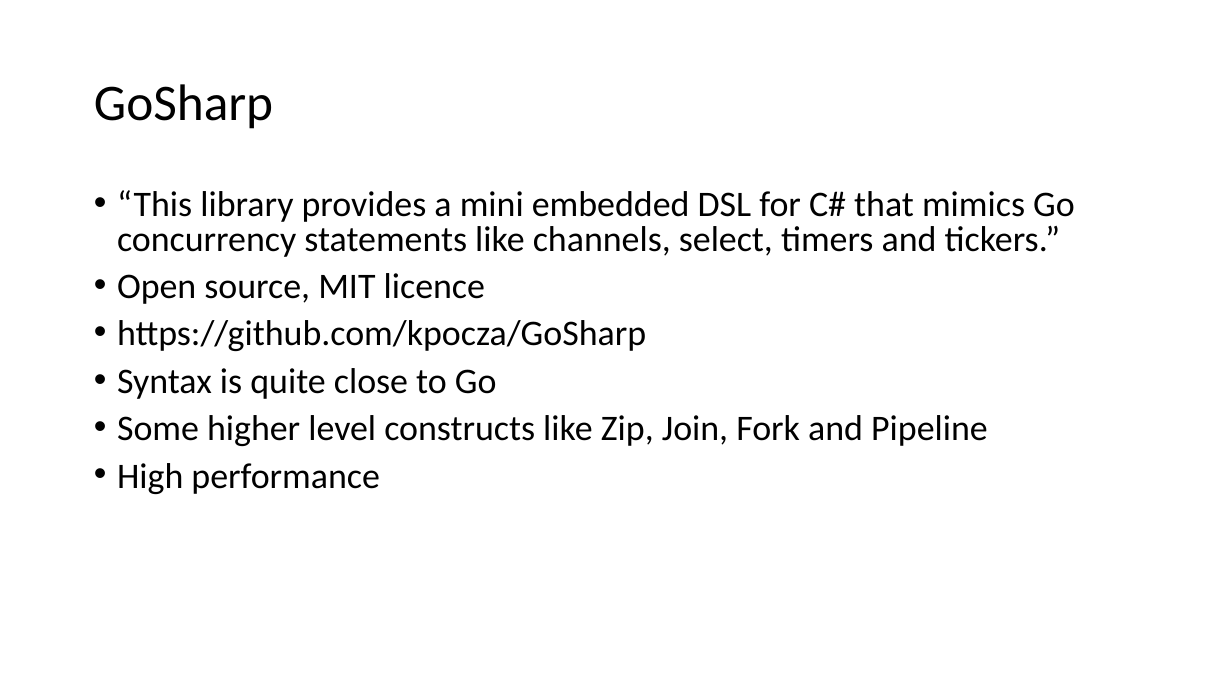
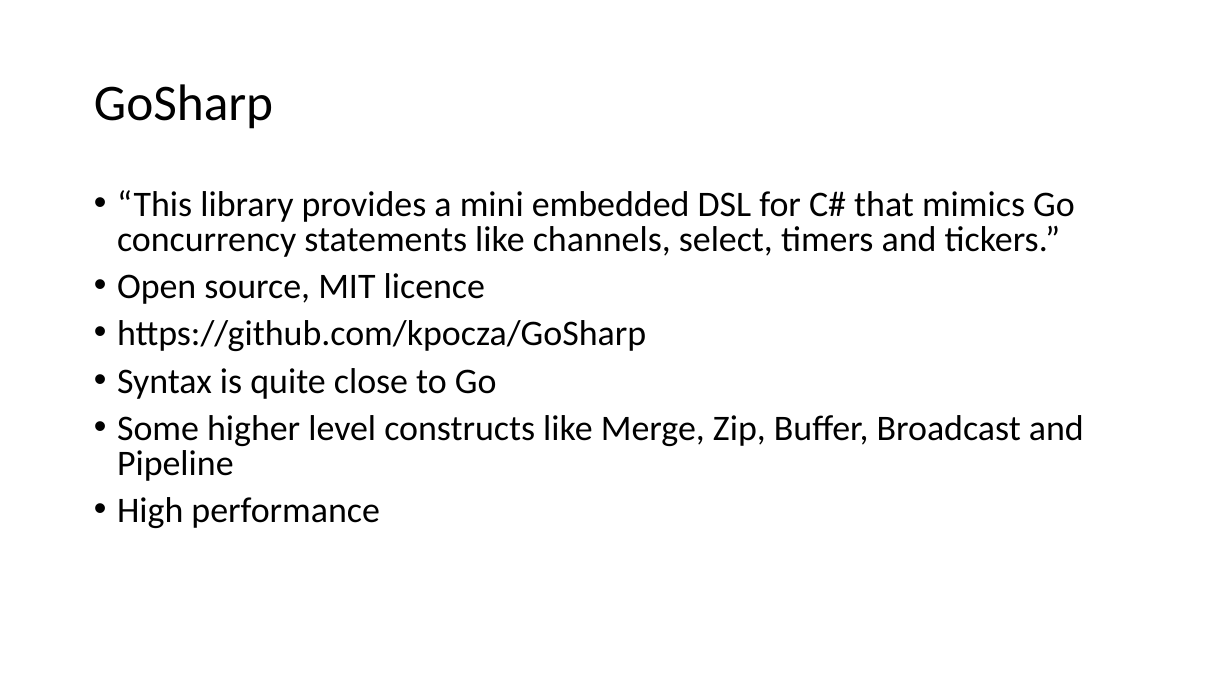
Before and after one commit to kpocza/GoSharp, a slide deck: slide 20 of talks/szszk20180512/SzSzK180512_GoSharp.odp. Drawn at 1232x693 pixels with LibreOffice and Linux fonts; fonts in the diff are those of the drawing. Boxes give left, top, right and bottom in pixels: in the first picture for what was removed or moved away, otherwise in the second. Text is boxed around its words. In the diff, an @@ line names an element or a change of style, - is before the commit and + after.

Commit message:
Minor prezi fix

```diff
--- a/talks/szszk20180512/SzSzK180512_GoSharp.odp
+++ b/talks/szszk20180512/SzSzK180512_GoSharp.odp
@@ text at (117, 415, 1084, 481): text changed @@
-• Some higher level constructs like Zip, Join, Fork and Pipeline
+• Some higher level constructs like Merge, Zip, Buffer, Broadcast and Pipeline
```
